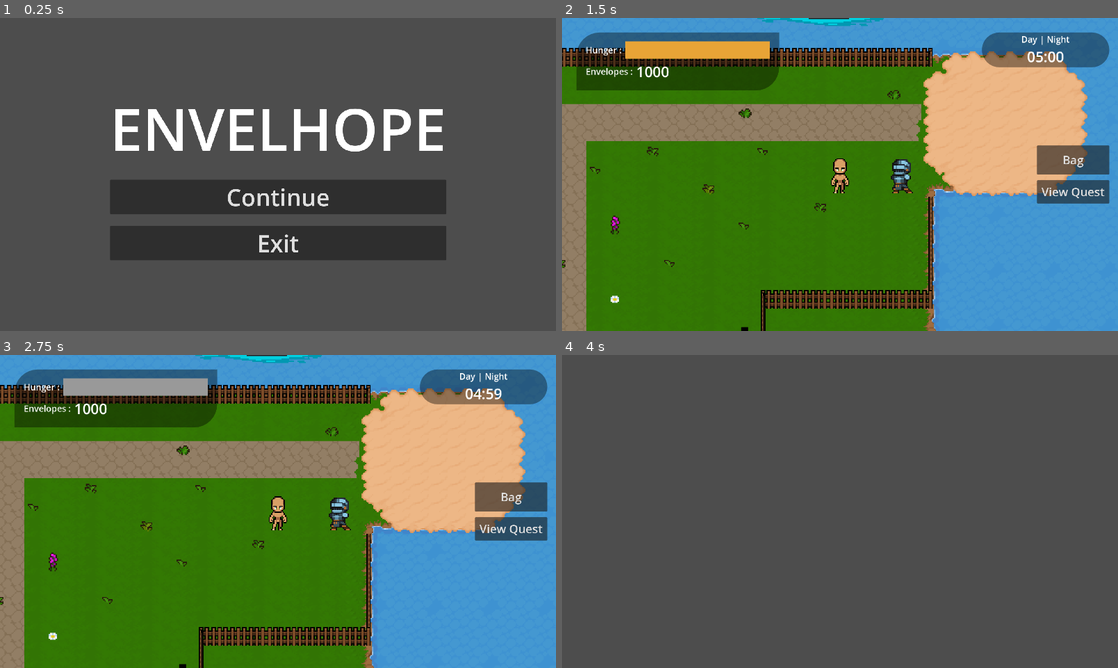
Above: before the commit, frames 1-4 (two rows, left to right).
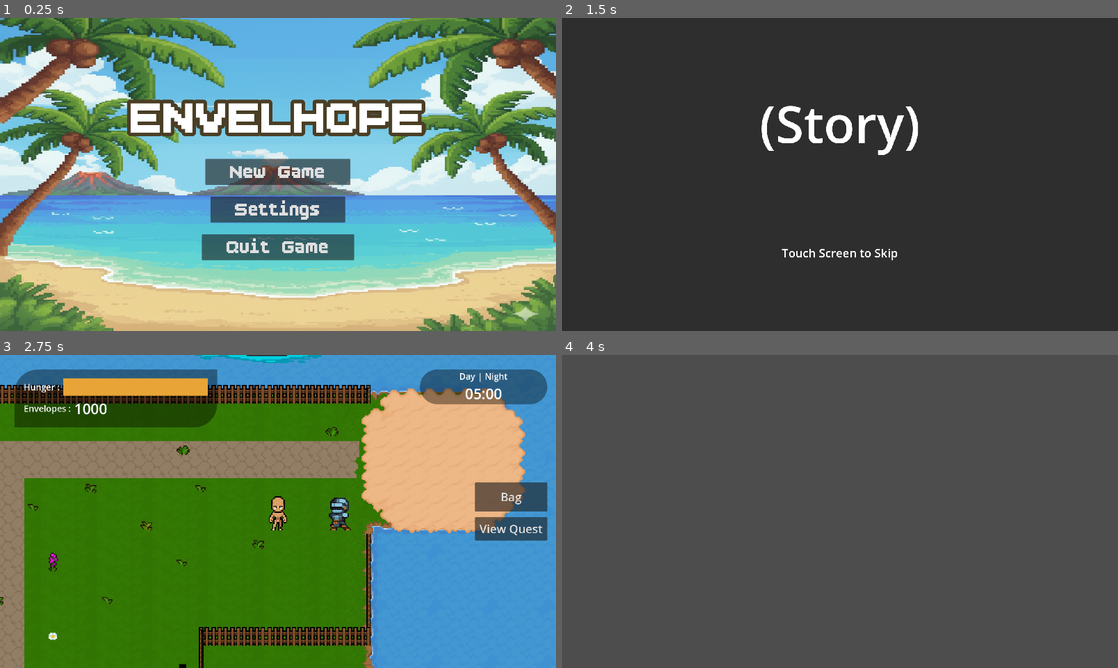
Above: after the commit, the same moments.

Repository: hoaxnt/envelhope-beta
Game: Godot game, scene res://Scenes/utils/main_menu.tscn
Same seed, same stepped clock (60 frames per second), same inputs: the game is played once before the commit and once after it.
Inputs (mouse positions are in pixels of both pictures, inside the frame that each line leads up to):
- Up to frame 1 (0.25 s): no input
- Up to frame 2 (1.5 s): click (840, 208) at 0.5 s, where only the run after the commit has a clickable "Settings"; click (840, 171) at 1.25 s, where only the run after the commit has a clickable "New Game"
- Up to frame 3 (2.75 s): click (278, 511) at 2.02 s
- Up to frame 4 (4 s): click "Bag" at 2.75 s; tap Enter at 3.5 s; hold Right (ui_right) from 3.53 s (still down); hold E (interact) from 3.53 s (still down)

The runs differ from the first frame. In frame 1, 98% of the frame differs, in the area x 0-100%, y 0-100%; in frame 2, 100%; in frame 3, 1.6%; in frame 4, nothing differs.
Error before the commit: Invalid operands 'Nil' and 'int' in operator '-'. (res://Scripts/hud/hunger_bar.gd:29)

Commit message:
feat: added game mechanics

Diff:
--- a/Scenes/utils/main_menu.tscn
+++ b/Scenes/utils/main_menu.tscn
@@ -1,6 +1,10 @@
-[gd_scene load_steps=2 format=3 uid="uid://dakmfuhim8ksf"]
+[gd_scene load_steps=5 format=3 uid="uid://dakmfuhim8ksf"]
 
 [ext_resource type="Script" uid="uid://bbqrh4pa87t8k" path="res://scripts/utils/main_menu.gd" id="1_iaex4"]
+[ext_resource type="Texture2D" uid="uid://cli0qdu5xqr7u" path="res://assets/ui/background.png" id="2_dlq2s"]
+[ext_resource type="FontFile" uid="uid://brajnm0fevmq0" path="res://assets/fonts/BoldPixels.ttf" id="2_ompks"]
+
+[sub_resource type="StyleBoxTexture" id="StyleBoxTexture_pmxjk"]
 
 [node name="MainMenu" type="Control"]
 layout_mode = 3
@@ -10,6 +14,16 @@
 grow_horizontal = 2
 grow_vertical = 2
 script = ExtResource("1_iaex4")
+
+[node name="TextureRect" type="TextureRect" parent="."]
+texture_filter = 1
+layout_mode = 1
+anchors_preset = 15
+anchor_right = 1.0
+anchor_bottom = 1.0
+grow_horizontal = 2
+grow_vertical = 2
+texture = ExtResource("2_dlq2s")
 
 [node name="VBoxContainer" type="VBoxContainer" parent="."]
 layout_mode = 1
@@ -26,6 +40,9 @@
 
 [node name="Title" type="Label" parent="VBoxContainer"]
 layout_mode = 2
+theme_override_colors/font_outline_color = Color(0.2899073, 0.24211943, 0.14439067, 1)
+theme_override_constants/outline_size = 50
+theme_override_fonts/font = ExtResource("2_ompks")
 theme_override_font_sizes/font_size = 201
 text = "ENVELHOPE"
 horizontal_alignment = 1
@@ -33,14 +50,26 @@
 
 [node name="StartButton" type="Button" parent="VBoxContainer"]
 layout_mode = 2
+size_flags_horizontal = 4
+theme_override_fonts/font = ExtResource("2_ompks")
 theme_override_font_sizes/font_size = 81
-text = "Continue"
+theme_override_styles/pressed = SubResource("StyleBoxTexture_pmxjk")
+text = "  New Game  "
+
+[node name="StartButton3" type="Button" parent="VBoxContainer"]
+layout_mode = 2
+size_flags_horizontal = 4
+theme_override_fonts/font = ExtResource("2_ompks")
+theme_override_font_sizes/font_size = 81
+theme_override_styles/pressed = SubResource("StyleBoxTexture_pmxjk")
+text = "  Settings  "
 
 [node name="ExitButton" type="Button" parent="VBoxContainer"]
 layout_mode = 2
+size_flags_horizontal = 4
+theme_override_fonts/font = ExtResource("2_ompks")
 theme_override_font_sizes/font_size = 81
-text = "Exit
-"
+text = "  Quit Game  "
 
 [connection signal="pressed" from="VBoxContainer/StartButton" to="." method="_on_start_button_pressed"]
 [connection signal="pressed" from="VBoxContainer/ExitButton" to="." method="_on_exit_button_pressed"]
Not shown, added: assets/fonts/BoldPixels.ttf.import
Binary file added: assets/ui/background.png
Not shown, added: assets/ui/background.png.import
Binary file added: assets/ui/button.png
Not shown, added: assets/ui/button.png.import
